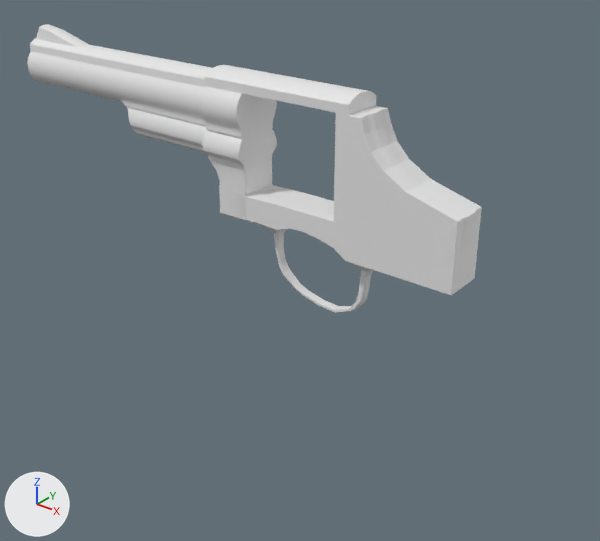
Before and after pictures for a commit that changed the Blender file Assets/Art/blend/revolver_01.blend.
Before and after are seen from a 50 mm lens placed at (3.7, -4.15, 2.19), pointed at (0.31, 0.09, -0.44). The axes (+X, +Y, +Z) are drawn at lower left. The lights are the same throughout. The first picture is the older version.

The older version as bpy lines, for what is in view:
```python
me_cylinder = bpy.data.meshes.new('Cylinder')
me_cylinder.from_pydata(...)  # 407 vertices, 363 faces; spans x -0.16..1.89, y -0.16..0.16, z -0.39..0.32
me_cylinder.polygons.foreach_set('use_smooth', [True] * 363)
me_cylinder_001 = bpy.data.meshes.new('Cylinder.001')
me_cylinder_001.from_pydata(...)  # 871 vertices, 808 faces; spans x -0.16..1.63, y -0.16..0.16, z -1.11..0.29
ob_cylinder = bpy.data.objects.new('Cylinder', me_cylinder)
ob_cylinder.location = (-2.191, 0.0, 0.715)
_m = ob_cylinder.modifiers.new('Bevel', 'BEVEL')
_m.width = 0.005
_m.width_pct = 0.005
_m.segments = 3
ob_cylinder_001 = bpy.data.objects.new('Cylinder.001', me_cylinder_001)
ob_cylinder_001.location = (-0.152, 0.0, 0.646)
ob_cylinder_001.scale = (1.12, 1.28, 1.12)
_m = ob_cylinder_001.modifiers.new('Bevel', 'BEVEL')
_m.width = 0.005
_m.width_pct = 0.005
_m.segments = 3
```
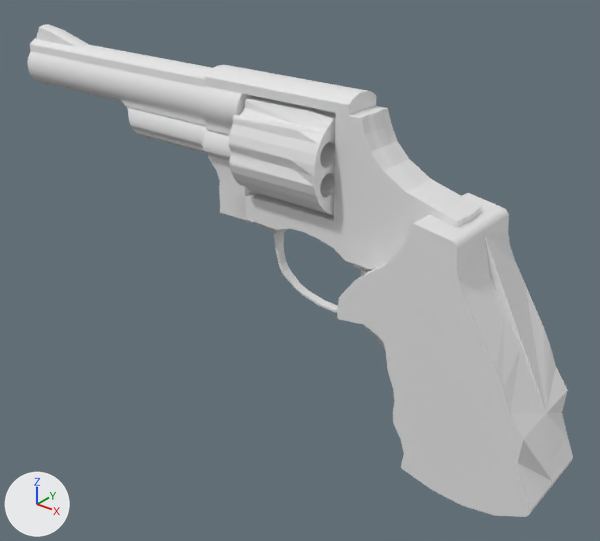
Location of each change, [x1, y1, x2, y2] in pixels of the pictures (600 x 541 px):
'Grip', added: after [337, 193, 573, 517]
'Crane', added: after [229, 96, 336, 215]

The edits, one by one:
Mesh me_cube is new.
It has 211 vertices, 52 faces and spans x -2.99..1.5, y -1.0..1.0, z -4.49..1.13.
Mesh me_cylinder_004 is new.
It has 2220 vertices, 1996 faces and spans x -1.0..1.0, y -1.0..1.0, z -1.0..1.0.
Object 'Grip' (ob_grip) is new; it shows me_cube.
Its location is (1.905, 0.0, 0.0).
Its scale is (0.32, 0.32, 0.32).
Object 'Crane' (ob_crane) is new; it shows me_cylinder_004.
Its location is (0.397, 0.0, 0.487).
Its rotation in degrees is (0, 90, 0).
Its scale is (0.344, 0.323, 0.358).
